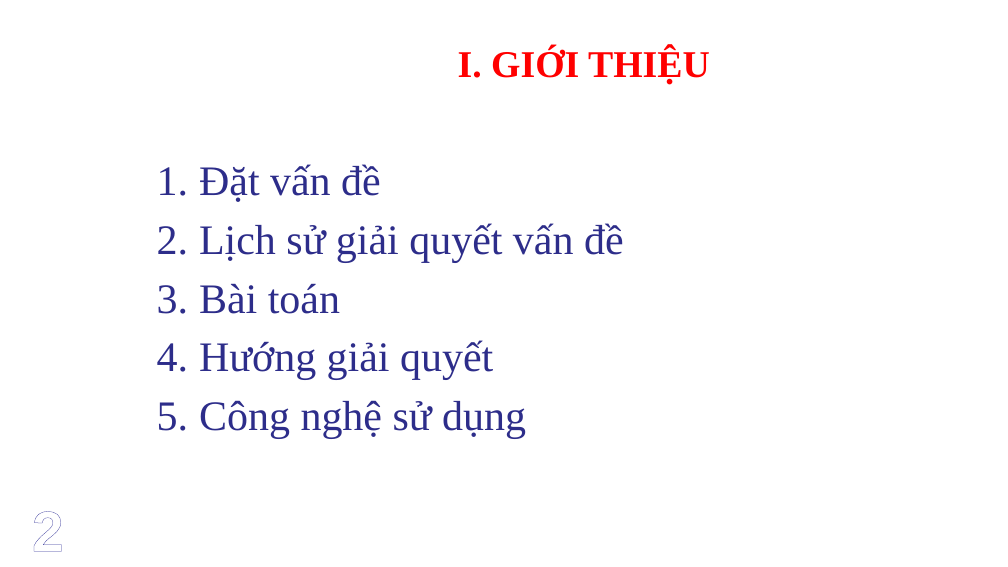
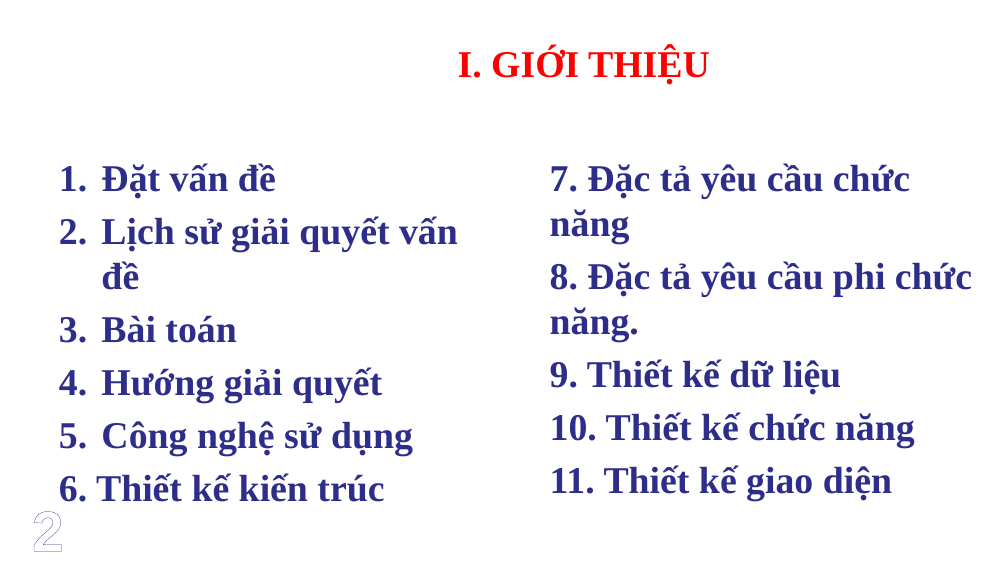
Before and after one commit to cuongtq185/LuanVanTotNghiep, a slide deck: slide 3 of Trần Quốc Cường - slide báo cáo luận văn.pptx. Drawn at 1008x567 pixels with LibreOffice and Linux fonts; fonts in the diff are those of the drawing; background and template pictures are left out. Boxes give left, top, right and bottom in pixels: in the first picture for what was removed or moved away, otherwise in the second. Text is boxed around its words. In the diff, an @@ line names an element or a change of style, - is before the commit and + after.

```diff
--- a/Trần Quốc Cường - slide báo cáo luận văn.pptx
+++ b/Trần Quốc Cường - slide báo cáo luận văn.pptx
@@ text "Đặt vấn đề": place and size @@
-text "Đặt vấn đề" at bbox=[199, 164, 624, 438]
+text "Đặt vấn đề" at bbox=[59, 163, 458, 502]
@@ text at bbox=[101, 163, 458, 456]: size 40 to 36 pt, bold on in "Đặt vấn đề", "Lịch sử giải quyết vấn đề", "Bài toán", "Hướng giải quyết" and 1 more places @@
@@ text added at bbox=[550, 163, 972, 501], 36 pt, text #2D2D8A, bold @@
+7. Đặc tả yêu cầu chức năng
+8. Đặc tả yêu cầu phi chức năng.
+9. Thiết kế dữ liệu
+10. Thiết kế chức năng
+11. Thiết kế giao diện
@@ text at bbox=[59, 473, 384, 502]: paragraph added @@
+6. Thiết kế kiến trúc
```
Also in this commit, not shown: 26 other slides changed, 6 slides added, 2 slides removed, 3 other files.
